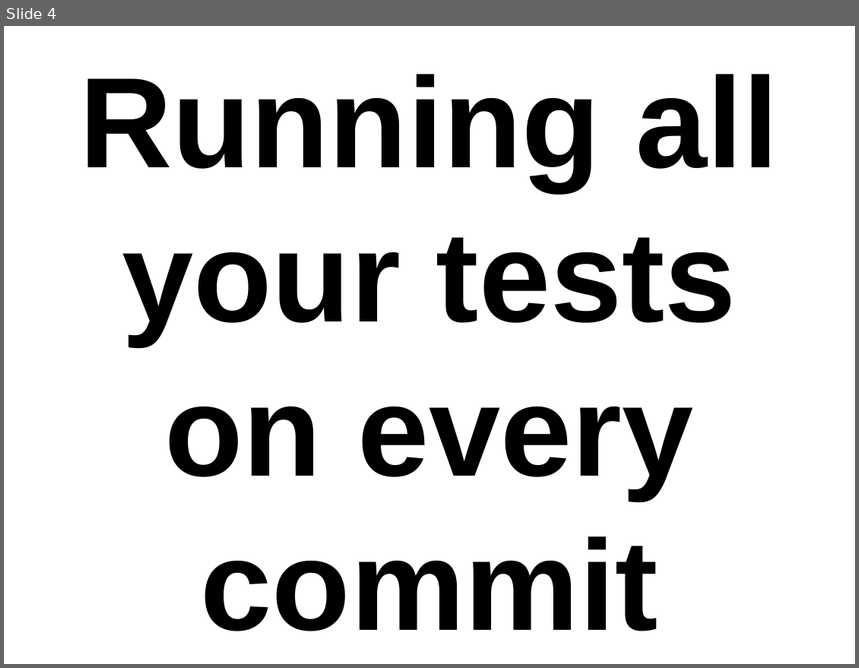
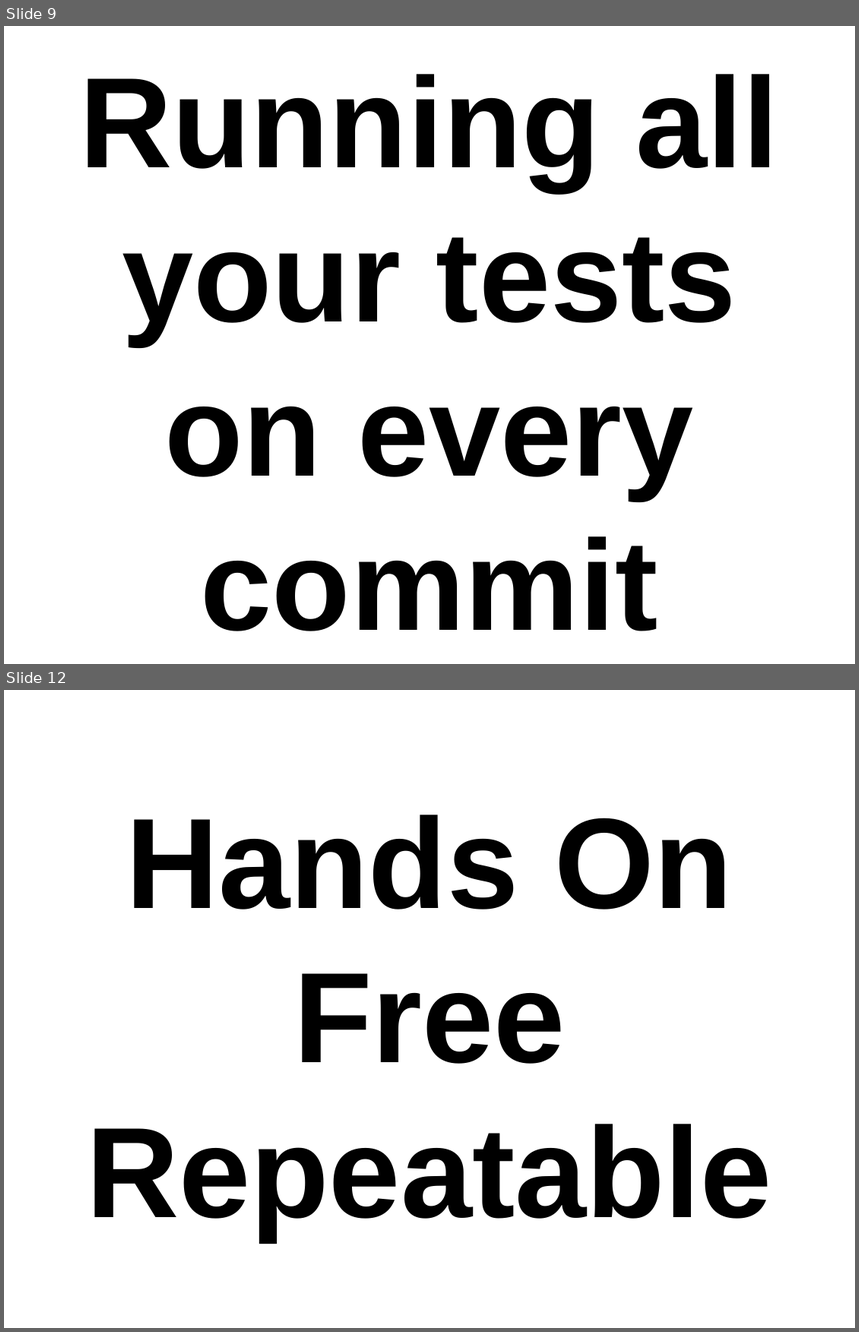
Before and after one commit to thewoolleyman/ci_for_the_rails_guy_or_gal, a slide deck: presentation/ci_for_the_web_2.0_guy_or_gal.odp. Shown one above the other, each under a label of ours: slide 4 before the commit, slides 9 and 12 after it; the slides between them are not shown. The pictures are 859x668 and 859x1332 pixels, drawn with LibreOffice and Linux fonts; fonts in the diff are those of the drawing. Boxes give left, top, right and bottom in pixels: in the first picture for what was removed or moved away, otherwise in the second. Text is boxed around its words. In the diff, an @@ line names an element or a change of style, - is before the commit and + after.

```diff
--- a/presentation/ci_for_the_web_2.0_guy_or_gal.odp
+++ b/presentation/ci_for_the_web_2.0_guy_or_gal.odp
@@ slide 12 added at box(4, 690, 855, 1328), background #FFFFFF @@
@@ title added at box(86, 815, 772, 1240), 120 pt, text #000000, bold @@
+Hands On
+Free
+Repeatable
@@ what was slide 4 is now slide 9 @@
```
Also in this commit, not shown: 20 other slides added, 1 slide removed.
